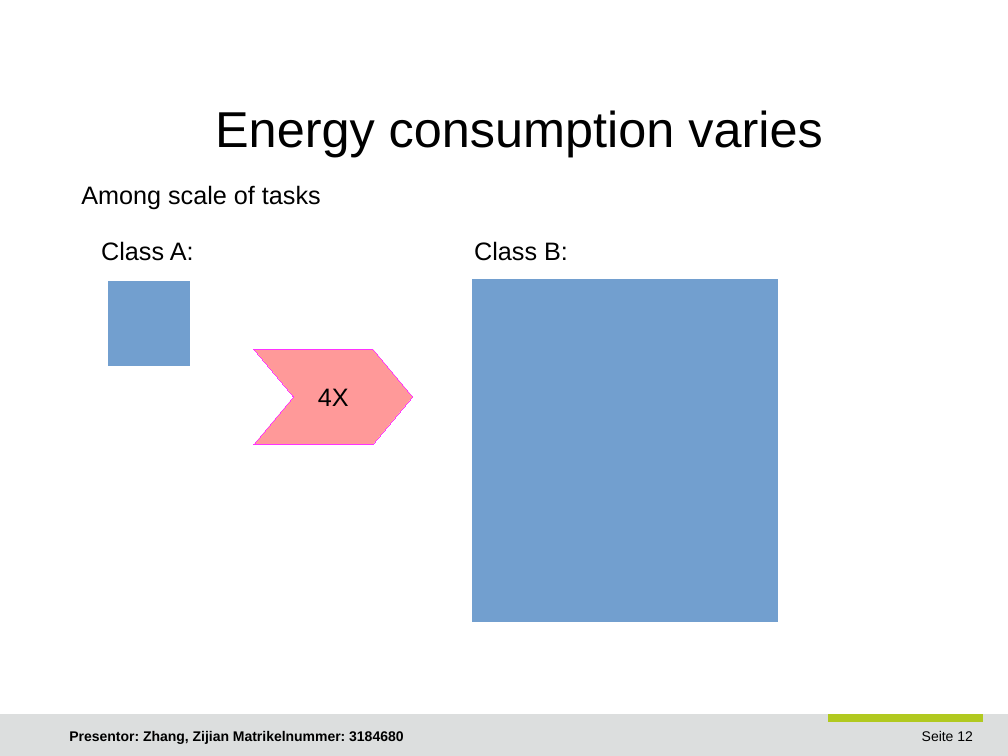
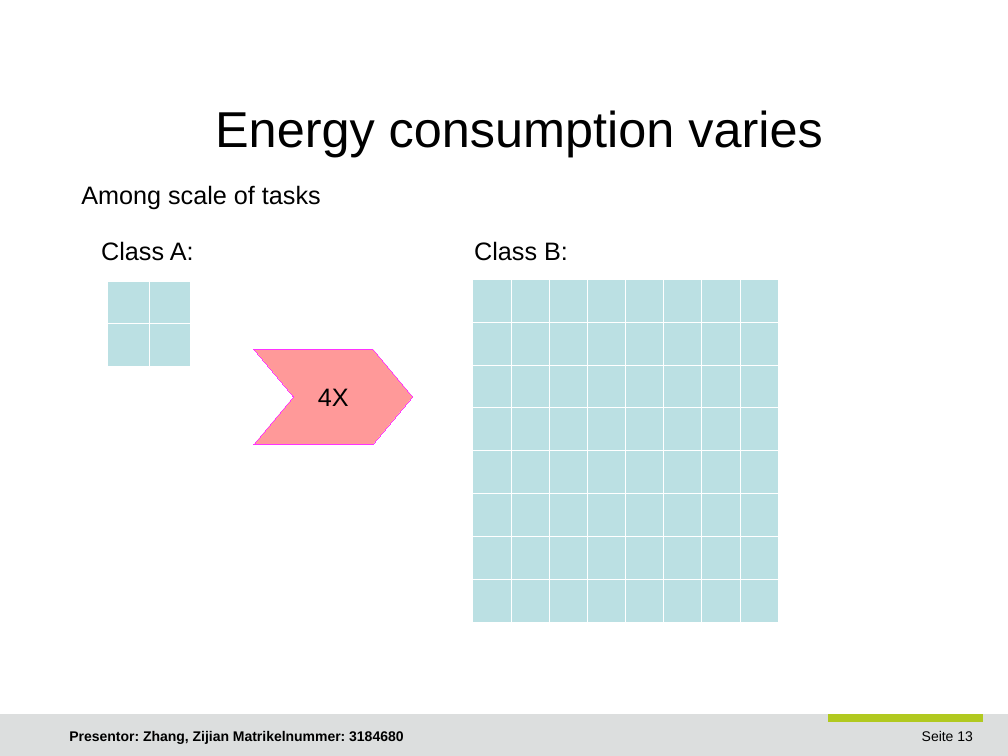
Before and after one commit to JoshuaGhost/hpc_data, a slide deck: slide 13 of presentation/Zhang_Zijian_HPC.odp (slide 12 before the commit). Drawn at 1008x756 pixels with LibreOffice and Linux fonts; fonts in the diff are those of the drawing; background and template pictures are left out. Boxes give left, top, right and bottom in pixels: in the first picture for what was removed or moved away, otherwise in the second. Text is boxed around its words. In the diff, an @@ line names an element or a change of style, - is before the commit and + after.

Commit message:
fix presentation slides

```diff
--- a/presentation/Zhang_Zijian_HPC.odp
+++ b/presentation/Zhang_Zijian_HPC.odp
@@ table at [108,280,191,366] @@
@@ fill #729FCF to #BBE0E3 in 4 cells @@
@@ borders changed @@
@@ table at [473,279,779,623] @@
@@ fill #729FCF to #BBE0E3 in 64 cells @@
@@ borders changed @@
@@ page number at [922,731,973,741]: text changed @@
-Seite 12
+Seite 13
```
Also in this commit, not shown: 1 other slide changed, 1 slide added, 2 other files.
